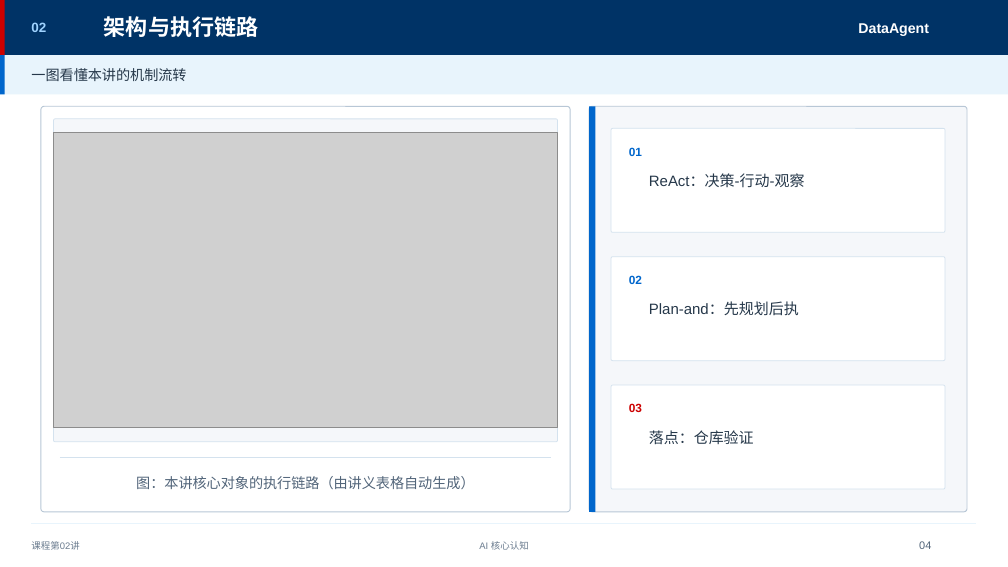
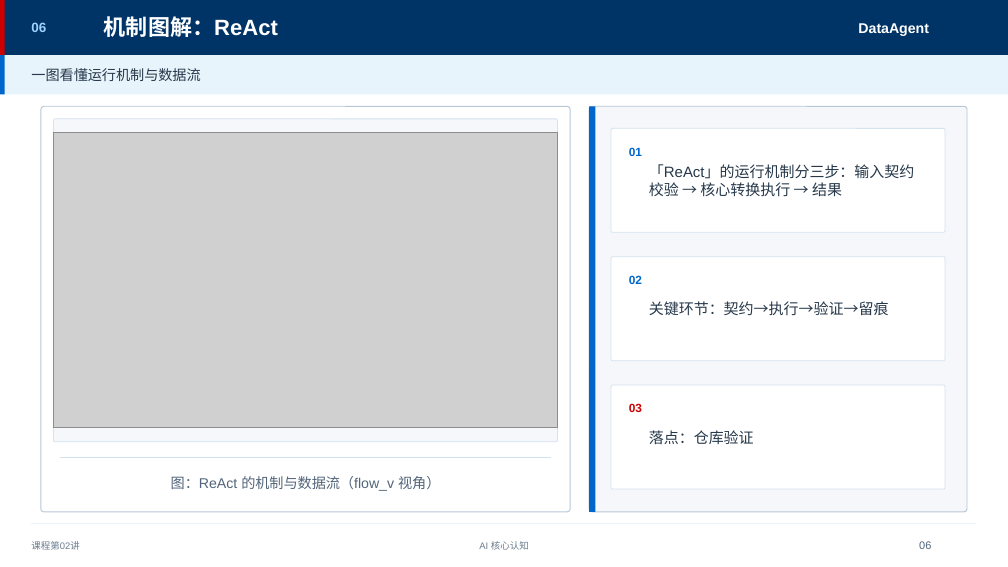
Before and after one commit to tianqiongenze/enterprise-ai-agent-architecture, a slide deck: slide 6 of chapters/pptx/part01/第02讲-从 Agent 本质到核心范式·Autono.pptx (slide 4 before the commit). Drawn at 1008x567 pixels with LibreOffice and Linux fonts; fonts in the diff are those of the drawing; grey boxes stand for pictures. Boxes give left, top, right and bottom in pixels: in the first picture for what was removed or moved away, otherwise in the second. Text is boxed around its words. In the diff, an @@ line names an element or a change of style, - is before the commit and + after.

```diff
--- a/chapters/pptx/part01/第02讲-从 Agent 本质到核心范式·Autono.pptx
+++ b/chapters/pptx/part01/第02讲-从 Agent 本质到核心范式·Autono.pptx
@@ text at (31,22,46,32): text changed @@
-02
+06
@@ text at (104,16,278,37): text changed @@
-架构与执行链路
+机制图解：ReAct
@@ text at (31,68,200,81): text changed @@
-一图看懂本讲的机制流转
+一图看懂运行机制与数据流
@@ text at (649,164,915,197): text changed @@
-ReAct：决策-行动-观察
+「ReAct」的运行机制分三步：输入契约校验 → 核心转换执行 → 结果
@@ text at (649,301,889,316): text changed @@
-Plan-and：先规划后执
+关键环节：契约→执行→验证→留痕
@@ text at (171,476,440,491): text changed @@
-图：本讲核心对象的执行链路（由讲义表格自动生成）
+图：ReAct 的机制与数据流（flow_v 视角）
@@ text at (919,541,931,549): text changed @@
-04
+06
```
Also in this commit, not shown: 4 other slides changed, 67 slides added, 2 slides removed, 44 other files.
